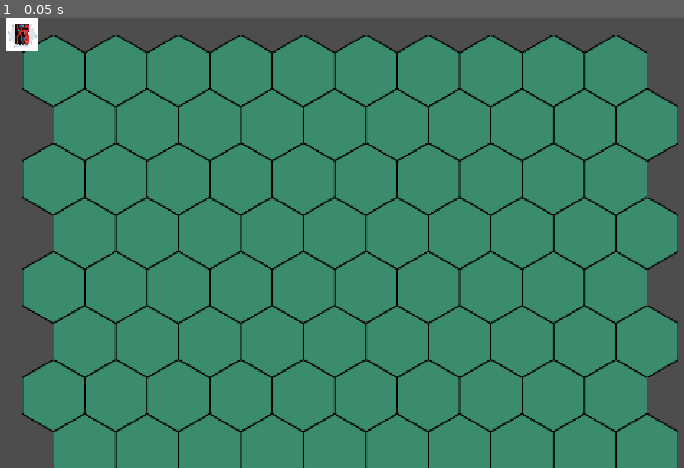
Above: before the commit, frame 1.
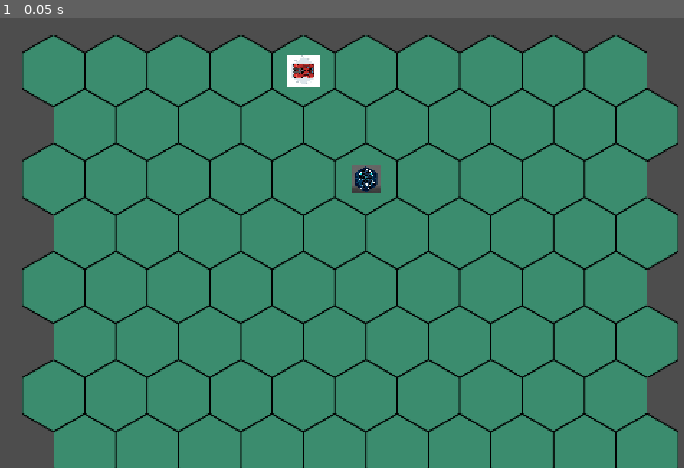
Above: after the commit, the same moment.

Repository: pawel-dubiel/godot-experiment
Game: Godot game, scene res://scenes/TestLevel.tscn
The game is run twice, just before and just after one commit, with the same random seed, the same clock (stepped at 60 frames per second) and the same inputs.
Inputs:
- Up to frame 1 (0.05 s): no input

The runs differ from the first frame. In frame 1, 0.9% of the frame differs, in the area x 0-56%, y 0-39%.

Commit message:
refactor(game): GameController with unit indexing and explicit dependencies

Diff:
--- a/scenes/TestLevel.tscn
+++ b/scenes/TestLevel.tscn
@@ -29,9 +29,11 @@
 position = Vector2(400, 300)
 script = ExtResource("8")
 
-[node name="GameController" type="Node" parent="."]
+[node name="GameController" type="Node" parent="." node_paths=PackedStringArray("map_service", "tile_map", "units_root")]
 script = ExtResource("7")
-map_service_path = NodePath("../MapService")
+map_service = NodePath("../MapService")
+tile_map = NodePath("../HexGridView")
+units_root = NodePath("..")
 
 [node name="Soldier" parent="." instance=ExtResource("5")]
 grid_position = Vector2i(5, 2)
--- a/scripts/core/GameController.gd
+++ b/scripts/core/GameController.gd
@@ -1,16 +1,32 @@
 class_name GameController
 extends Node
 
-@export var map_service_path: NodePath
-var map_service: MapService
+@export var map_service: MapService
+@export var tile_map: TileMapLayer
+@export var units_root: Node
+@export var selection_pick_radius := 45.0
 
 var current_selection: GameEntity
+var _units_by_grid_position: Dictionary = {}
+var _tracked_unit_ids: Dictionary = {}
 
 func _ready() -> void:
-	if map_service_path and has_node(map_service_path):
-		map_service = get_node(map_service_path)
-
+	if not _resolve_dependencies():
+		return
+	call_deferred("_rebuild_unit_index")
 	print("GameController Ready. Click Unit to Select, Right Click to Move/Attack.")
+
+func _resolve_dependencies() -> bool:
+	if not map_service:
+		push_error("GameController requires map_service.")
+		return false
+	if not tile_map:
+		push_error("GameController requires tile_map.")
+		return false
+	if not units_root:
+		push_error("GameController requires units_root.")
+		return false
+	return true
 
 func _unhandled_input(event: InputEvent) -> void:
 	if event is InputEventMouseButton and event.pressed:
@@ -19,48 +35,31 @@
 		elif event.button_index == MOUSE_BUTTON_RIGHT:
 			_handle_action(event.position)
 
-func _handle_select(screen_pos: Vector2) -> void:
-	# In 2D, screen_pos IS the world position relative to CanvasLayer (mostly).
-	# But we want global position in world (accounting for camera).
+func _handle_select(_screen_pos: Vector2) -> void:
+	if not _has_input_dependencies():
+		return
+
 	var global_mouse_pos = _get_global_mouse_pos()
-
-	# Simple distance check for entities
-	# In a real game, use Physics2D raycast or Area2D input_event.
-	# For prototype, iterate "units" group or check distance.
-	var best_candidate: GameEntity = null
-	var min_dist = 25.0 # Tolerance
-
-	for node in get_tree().get_nodes_in_group("units"):
-		if node is GameEntity:
-			var dist = node.global_position.distance_to(global_mouse_pos)
-			if dist < min_dist:
-				min_dist = dist
-				best_candidate = node
-
-	if best_candidate:
-		current_selection = best_candidate
-		print("Selected: %s" % best_candidate.name)
+	var grid_pos = _get_grid_position_for_world_position(global_mouse_pos)
+	var selected_entity = _get_unit_near_world_position(global_mouse_pos, grid_pos)
+	_set_current_selection(selected_entity)
+
+	if selected_entity:
+		print("Selected: %s" % selected_entity.name)
 	else:
-		current_selection = null
 		print("Deselected")
 
-func _handle_action(screen_pos: Vector2) -> void:
+func _handle_action(_screen_pos: Vector2) -> void:
 	if not current_selection:
 		return
+	if not _has_input_dependencies():
+		return
 
 	var global_mouse_pos = _get_global_mouse_pos()
-
-	# Check for attack target
-	var target_entity: GameEntity = null
-	var min_dist = 25.0
-	for node in get_tree().get_nodes_in_group("units"):
-		if node is GameEntity and node != current_selection:
-			var dist = node.global_position.distance_to(global_mouse_pos)
-			if dist < min_dist:
-				min_dist = dist
-				target_entity = node
-
-	if target_entity:
+	var grid_pos = _get_grid_position_for_world_position(global_mouse_pos)
+	var target_entity = _get_unit_near_world_position(global_mouse_pos, grid_pos)
+
+	if target_entity and target_entity != current_selection:
 		var attack_comp = current_selection.get_component(AttackComponent)
 		if attack_comp:
 			print("Attacking %s" % target_entity.name)
@@ -68,37 +67,138 @@
 			var context = GameContext.new(map_service)
 			cmd.execute(context)
 			return
-
-	# Move
-	if map_service and map_service.model:
-		# We need to convert world pos to grid pos.
-		# Ideally MapService or TileMap layer helps.
-		# For now, let's assume we can get it from the TileMap if we can find it,
-		# or use a helper if we implement it.
-
-		# HACK: If we don't have reference to TileMapLayer, we can't easily convert world->map.
-		# Let's hope MapService has a helper or we search for the TileMap.
-		var tile_map = get_tree().get_first_node_in_group("grid_view") as TileMapLayer
-		if tile_map:
-			var local_pos = tile_map.to_local(global_mouse_pos)
-			var grid_pos = tile_map.local_to_map(local_pos)
-
-			var move_comp = current_selection.get_component(MovementComponent)
-			if move_comp:
-				move_comp.move_to(grid_pos)
-		else:
-			print("Error: No TileMapLayer found in group 'grid_view'")
+		push_error("Selected unit %s cannot act on occupied grid position %s without AttackComponent." % [current_selection.name, grid_pos])
+		return
+
+	if not _can_move_to_grid_position(grid_pos):
+		return
+
+	var move_comp = current_selection.get_component(MovementComponent)
+	if move_comp:
+		move_comp.move_to(grid_pos)
+	else:
+		push_error("Selected unit %s cannot move without MovementComponent." % current_selection.name)
+
+func _get_grid_position_for_world_position(world_position: Vector2) -> Vector2i:
+	var local_pos = tile_map.to_local(world_position)
+	return tile_map.local_to_map(local_pos)
+
+func _has_input_dependencies() -> bool:
+	if not map_service:
+		push_error("GameController cannot handle input without map_service.")
+		return false
+	if not tile_map:
+		push_error("GameController cannot handle input without tile_map.")
+		return false
+	if not units_root:
+		push_error("GameController cannot handle input without units_root.")
+		return false
+	return true
+
+func _can_move_to_grid_position(grid_position: Vector2i) -> bool:
+	if not current_selection:
+		push_error("GameController cannot validate movement without a current_selection.")
+		return false
+	return _can_unit_move_to_grid_position(current_selection, grid_position)
+
+func _can_unit_move_to_grid_position(unit: GameEntity, grid_position: Vector2i) -> bool:
+	var occupying_unit = _get_unit_at_grid_position(grid_position)
+	if occupying_unit and occupying_unit != unit:
+		push_error("Cannot move %s to occupied grid position %s; occupied by %s." % [unit.name, grid_position, occupying_unit.name])
+		return false
+	return true
+
+func _rebuild_unit_index() -> void:
+	if not units_root:
+		push_error("GameController cannot build unit index without units_root.")
+		return
+
+	_units_by_grid_position.clear()
+	for node in units_root.get_children():
+		if node is GameEntity:
+			if _track_unit(node):
+				_index_unit(node)
+
+func _track_unit(unit: GameEntity) -> bool:
+	var unit_id = unit.get_instance_id()
+	if _tracked_unit_ids.has(unit_id):
+		return true
+
+	if not unit.set_tile_map(tile_map):
+		return false
+
+	var movement_component = unit.get_component(MovementComponent) as MovementComponent
+	if movement_component:
+		movement_component.set_move_validator(Callable(self, "_can_unit_move_to_grid_position"))
+
+	_tracked_unit_ids[unit_id] = true
+	unit.subscribe("moved", _on_unit_moved.bind(unit))
+	return true
+
+func _index_unit(unit: GameEntity) -> void:
+	var existing_unit = _units_by_grid_position.get(unit.grid_position)
+	if existing_unit and existing_unit != unit:
+		push_error("Grid position %s is already occupied by %s; cannot index %s." % [unit.grid_position, existing_unit.name, unit.name])
+		return
+
+	_units_by_grid_position[unit.grid_position] = unit
+
+func _on_unit_moved(data: Dictionary, unit: GameEntity) -> void:
+	if not data.has("from") or not data.has("to"):
+		push_error("GameController expected moved event data with 'from' and 'to'.")
+		return
+
+	var previous_position: Vector2i = data["from"]
+	var new_position: Vector2i = data["to"]
+	var destination_unit = _units_by_grid_position.get(new_position)
+	if destination_unit and destination_unit != unit:
+		push_error("Cannot index moved unit %s at occupied grid position %s; occupied by %s." % [unit.name, new_position, destination_unit.name])
+		return
+
+	var indexed_unit = _units_by_grid_position.get(previous_position)
+	if indexed_unit == unit:
+		_units_by_grid_position.erase(previous_position)
+	elif indexed_unit:
+		push_error("Grid position %s is indexed for %s, not moved unit %s." % [previous_position, indexed_unit.name, unit.name])
+		return
+
+	_index_unit(unit)
+
+func _get_unit_at_grid_position(grid_position: Vector2i) -> GameEntity:
+	return _units_by_grid_position.get(grid_position) as GameEntity
+
+func _get_unit_near_world_position(world_position: Vector2, center_grid_position: Vector2i) -> GameEntity:
+	var nearest_unit: GameEntity
+	var nearest_distance := selection_pick_radius
+	for grid_position in _get_candidate_grid_positions(center_grid_position):
+		var unit = _get_unit_at_grid_position(grid_position)
+		if not unit:
+			continue
+
+		var distance = unit.global_position.distance_to(world_position)
+		if distance <= nearest_distance:
+			nearest_distance = distance
+			nearest_unit = unit
+
+	return nearest_unit
+
+func _get_candidate_grid_positions(center_grid_position: Vector2i) -> Array[Vector2i]:
+	var positions: Array[Vector2i] = [center_grid_position]
+	for grid_position in tile_map.get_surrounding_cells(center_grid_position):
+		positions.append(grid_position)
+	return positions
+
+func _set_current_selection(next_selection: GameEntity) -> void:
+	if current_selection == next_selection:
+		return
+
+	if current_selection and is_instance_valid(current_selection):
+		current_selection.set_selected(false)
+
+	current_selection = next_selection
+	if current_selection:
+		current_selection.set_selected(true)
 
 func _get_global_mouse_pos() -> Vector2:
 	# Keep it simple for 2D
 	return get_parent().get_global_mouse_position()
-
-
-
-func _get_game_entity(node: Node) -> GameEntity:
-	var current = node
-	while current:
-		if current is GameEntity:
-			return current
-		current = current.get_parent()
-	return null
Not shown, added: scripts/tests/test_game_controller_unit_index.sh
